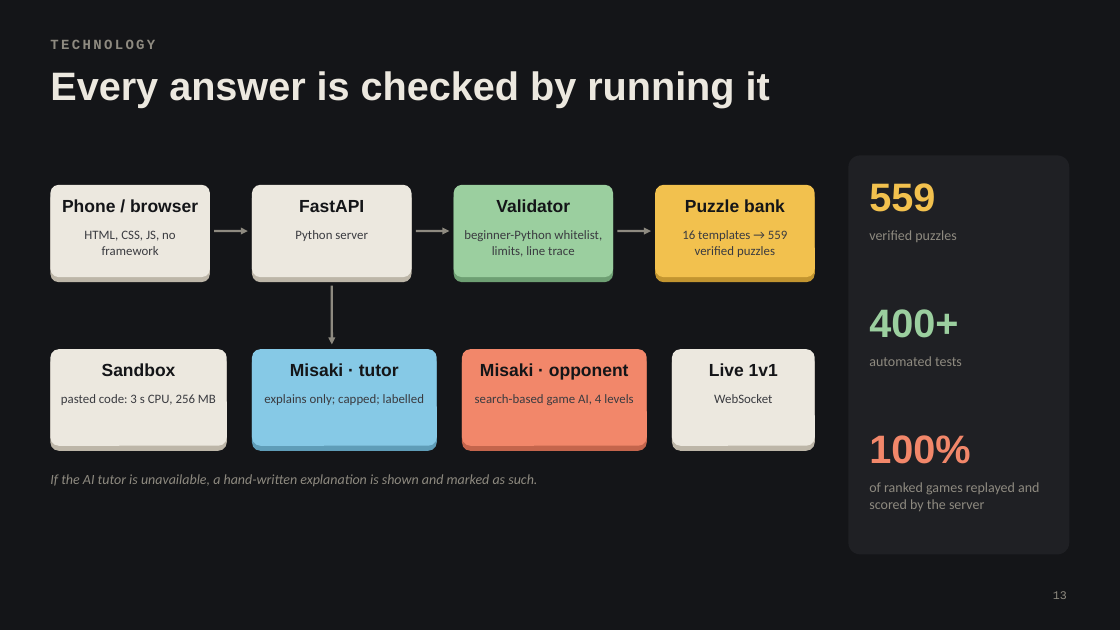
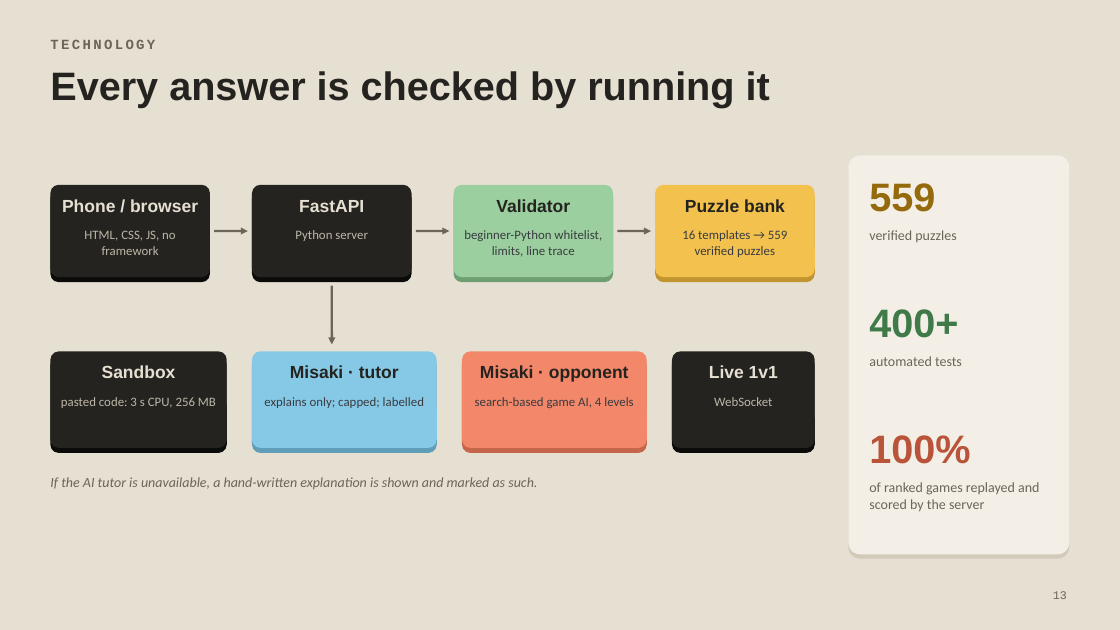
Before and after one commit to dohongminh-ui/Syntax-Stack, a slide deck: slide 13 of docs/Syntax-Stack-finals.pptx. Drawn at 1120x630 pixels with LibreOffice and Linux fonts; fonts in the diff are those of the drawing. Boxes give left, top, right and bottom in pixels: in the first picture for what was removed or moved away, otherwise in the second. Text is boxed around its words. In the diff, an @@ line names an element or a change of style, - is before the commit and + after.

Commit message:
docs(presentation): cream keycap background for the finals deck

```diff
--- a/docs/Syntax-Stack-finals.pptx
+++ b/docs/Syntax-Stack-finals.pptx
@@ background #141518 to #E6E0D2 @@
@@ title "Every answer is checked by ..." at box(50, 71, 770, 107): text colour #ECE8DF to #24231F @@
@@ rounded rectangle: place and size @@
-rounded rectangle at box(849, 155, 1070, 555)
+rounded rectangle at box(849, 160, 1070, 559)
@@ rounded rectangle at box(849, 160, 1070, 559): fill #1F2024 to #D2CAB8 @@
@@ rounded rectangle added at box(849, 155, 1070, 555), fill #F3EFE6 @@
@@ text "559" at box(869, 183, 935, 212): text colour #F2C14E to #946A0C @@
@@ arrow (214, 231) - (248, 231): stroke #8E8A80 2 pt to #6B655A 2 pt @@
@@ arrow (416, 231) - (450, 231): stroke #8E8A80 2 pt to #6B655A 2 pt @@
@@ arrow (618, 231) - (651, 231): stroke #8E8A80 2 pt to #6B655A 2 pt @@
@@ arrow (332, 286) - (332, 344): stroke #8E8A80 2 pt to #6B655A 2 pt @@
@@ text "400+" at box(869, 309, 958, 338): text colour #9BCF9F to #3F7A48 @@
@@ fill #BDB6A8 to #0B0B0A in 4 elements at box(50, 190, 210, 282), box(252, 190, 412, 282), box(672, 356, 815, 453), box(50, 356, 227, 453) @@
@@ fill #ECE8DF to #24231F in 4 elements at box(50, 185, 210, 277), box(252, 185, 412, 277), box(672, 351, 815, 448), box(50, 351, 227, 448) @@
@@ text colour #141518 to #E6E0D2 in 4 elements at box(62, 199, 198, 212), box(299, 200, 364, 212), box(709, 365, 778, 378), box(102, 365, 176, 378) @@
@@ text colour #141518 to #24231F in 4 elements at box(496, 199, 570, 212), box(685, 199, 785, 212), box(290, 365, 399, 378), box(480, 365, 629, 382) @@
@@ text colour #3A3B40 to #BDB6A8 in 4 elements at box(84, 230, 176, 255), box(295, 230, 368, 241), box(714, 397, 772, 406), box(61, 397, 216, 408) @@
@@ text "100%" at box(869, 435, 970, 464): text colour #F2876A to #B9533A @@
@@ text colour #8E8A80 to #6B655A in 6 elements at box(50, 39, 155, 49), box(1053, 591, 1067, 599), box(50, 477, 537, 489), box(869, 230, 956, 242), box(869, 356, 962, 366), box(869, 482, 1039, 511) @@
```
Also in this commit, not shown: 16 other slides changed.
